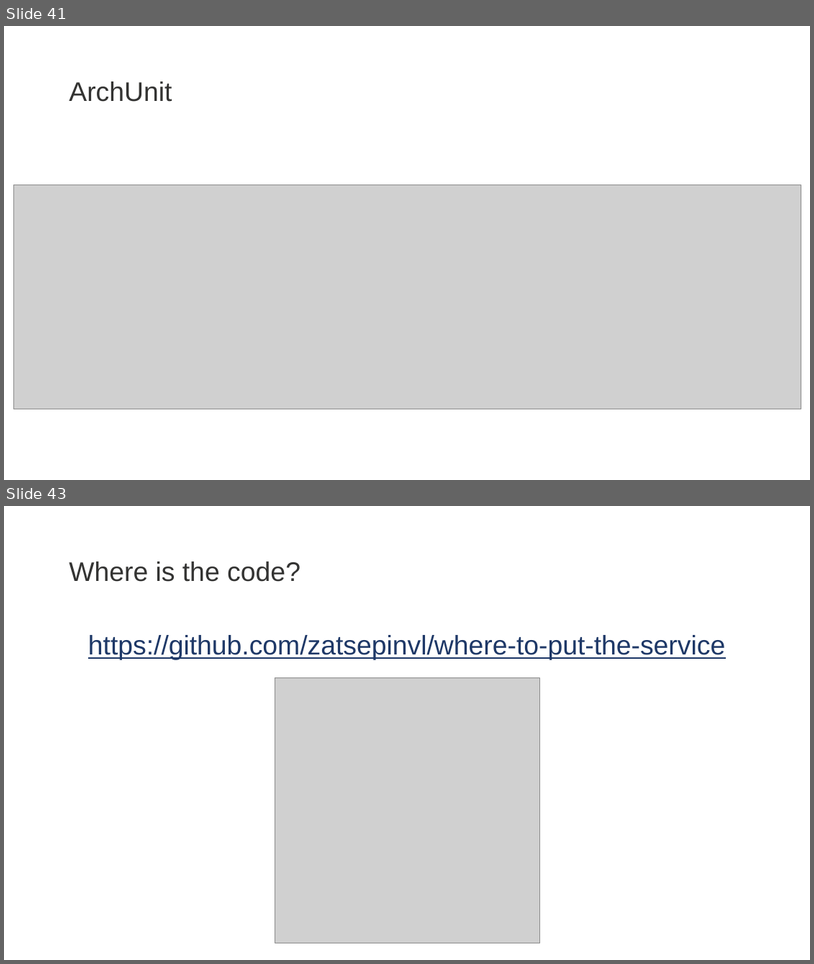
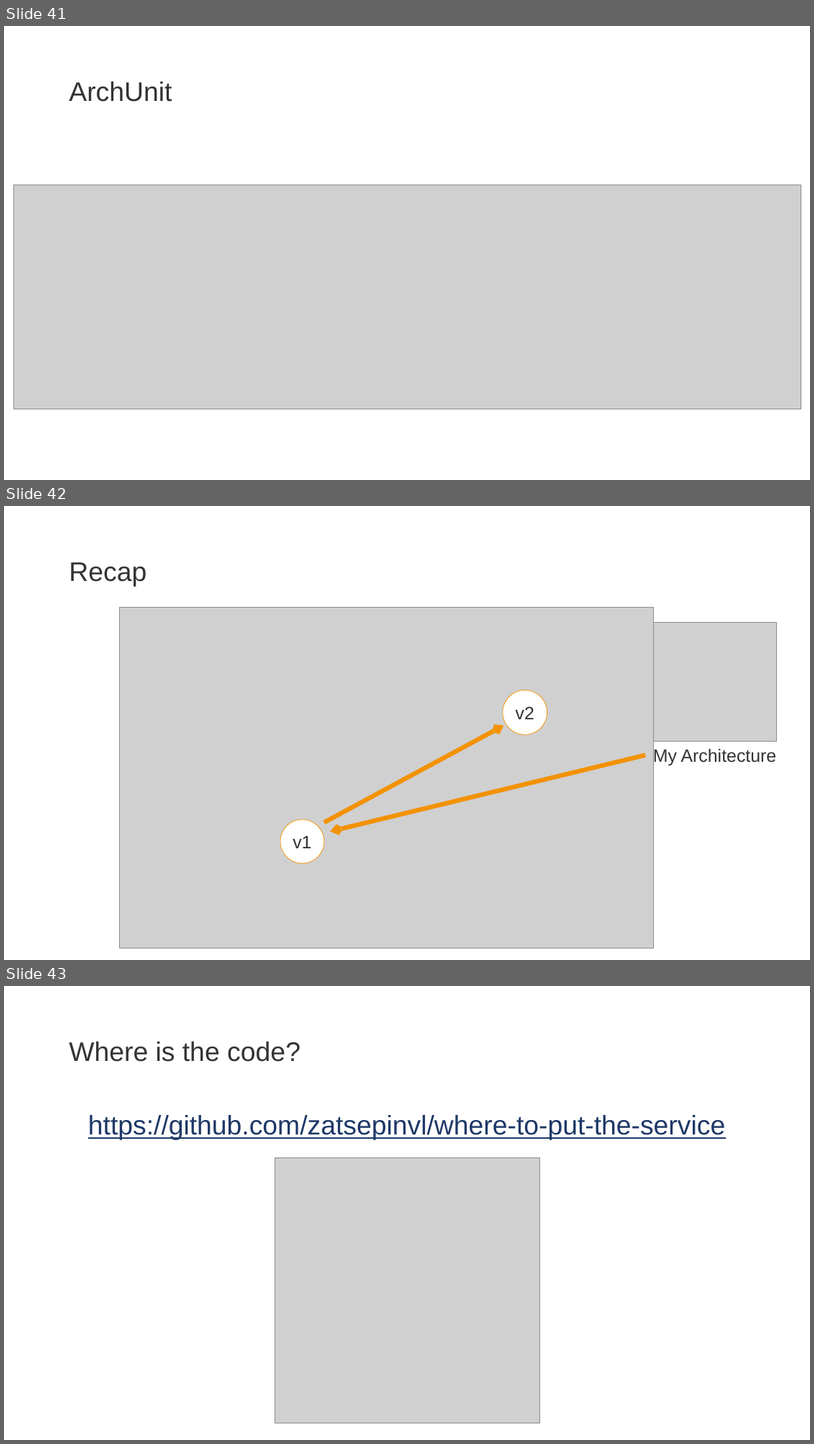
Before and after one commit to zatsepinvl/where-to-put-the-service, a slide deck: Where to put the service.pptm. Shown one above the other, each under a label of ours: slides 41 and 43 before the commit, slides 41, 42 and 43 after it; the slides between them are not shown. The pictures are 814x964 and 814x1444 pixels, drawn with LibreOffice and Linux fonts; fonts in the diff are those of the drawing; grey boxes stand for pictures; background and template pictures are left out. Boxes give left, top, right and bottom in pixels: in the first picture for what was removed or moved away, otherwise in the second. Text is boxed around its words. In the diff, an @@ line names an element or a change of style, - is before the commit and + after.

```diff
--- a/Where to put the service.pptm
+++ b/Where to put the service.pptm
@@ slide 42 added at bbox=[4, 506, 810, 960], background #FFFFFF @@
@@ title added at bbox=[69, 562, 147, 587], 48 pt, text #333332 @@
+Recap
@@ picture added at bbox=[119, 608, 653, 948] @@
@@ picture added at bbox=[653, 623, 777, 741] @@
@@ ellipse added at bbox=[503, 690, 547, 734], fill #FFFFFF, outline #F39200 1 pt, 32 pt, text #333332 @@
+v2
@@ arrow added from (324, 822) to (504, 726), #F39200 8 pt @@
@@ arrow added from (646, 755) to (330, 831), #F39200 8 pt @@
@@ text added at bbox=[653, 747, 777, 766], 32 pt, text #333332 @@
+My Architecture
@@ ellipse added at bbox=[280, 819, 324, 863], fill #FFFFFF, outline #F39200 1 pt, 32 pt, text #333332 @@
+v1
```
Also in this commit, not shown: 3 slides changed, 14 other files.
